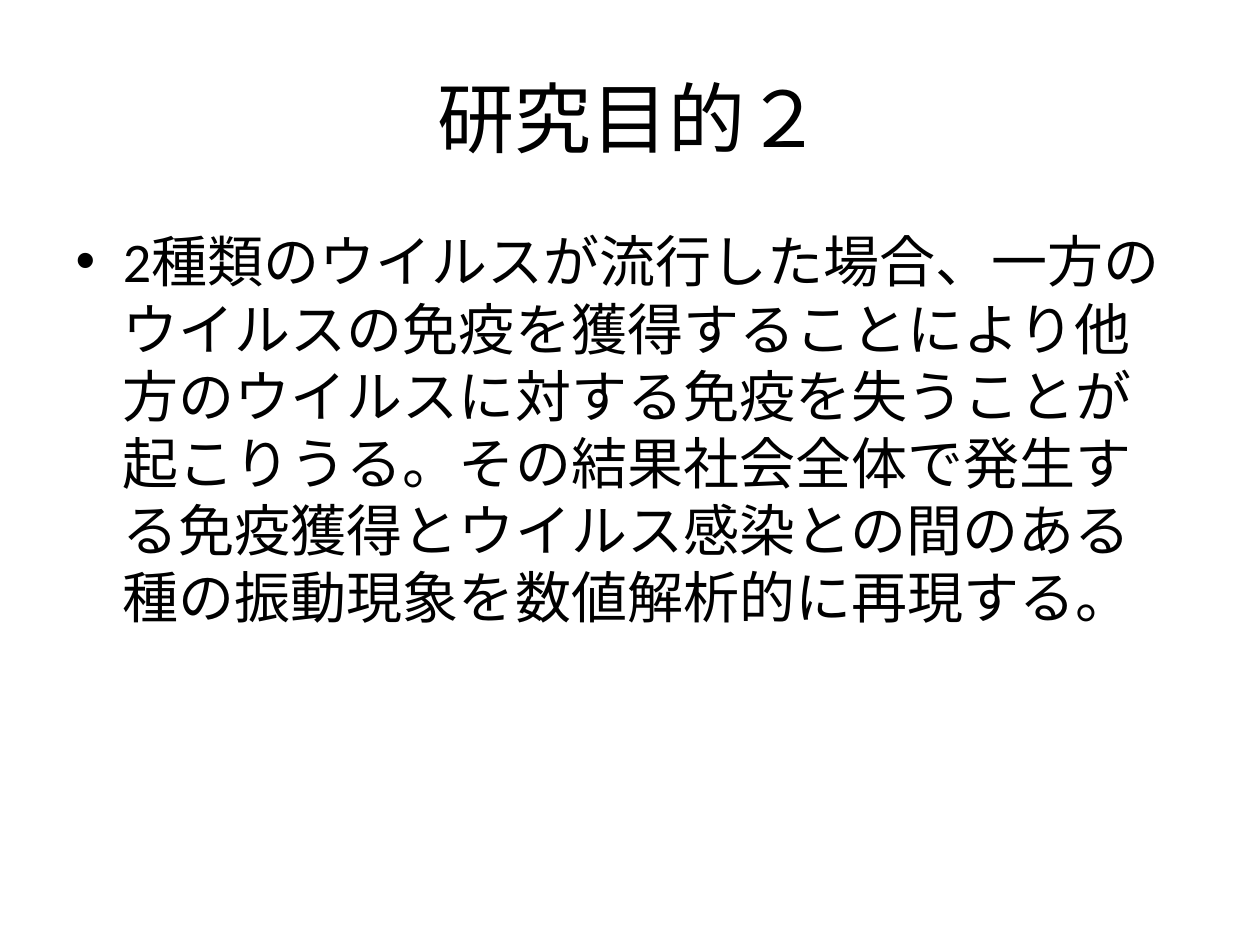
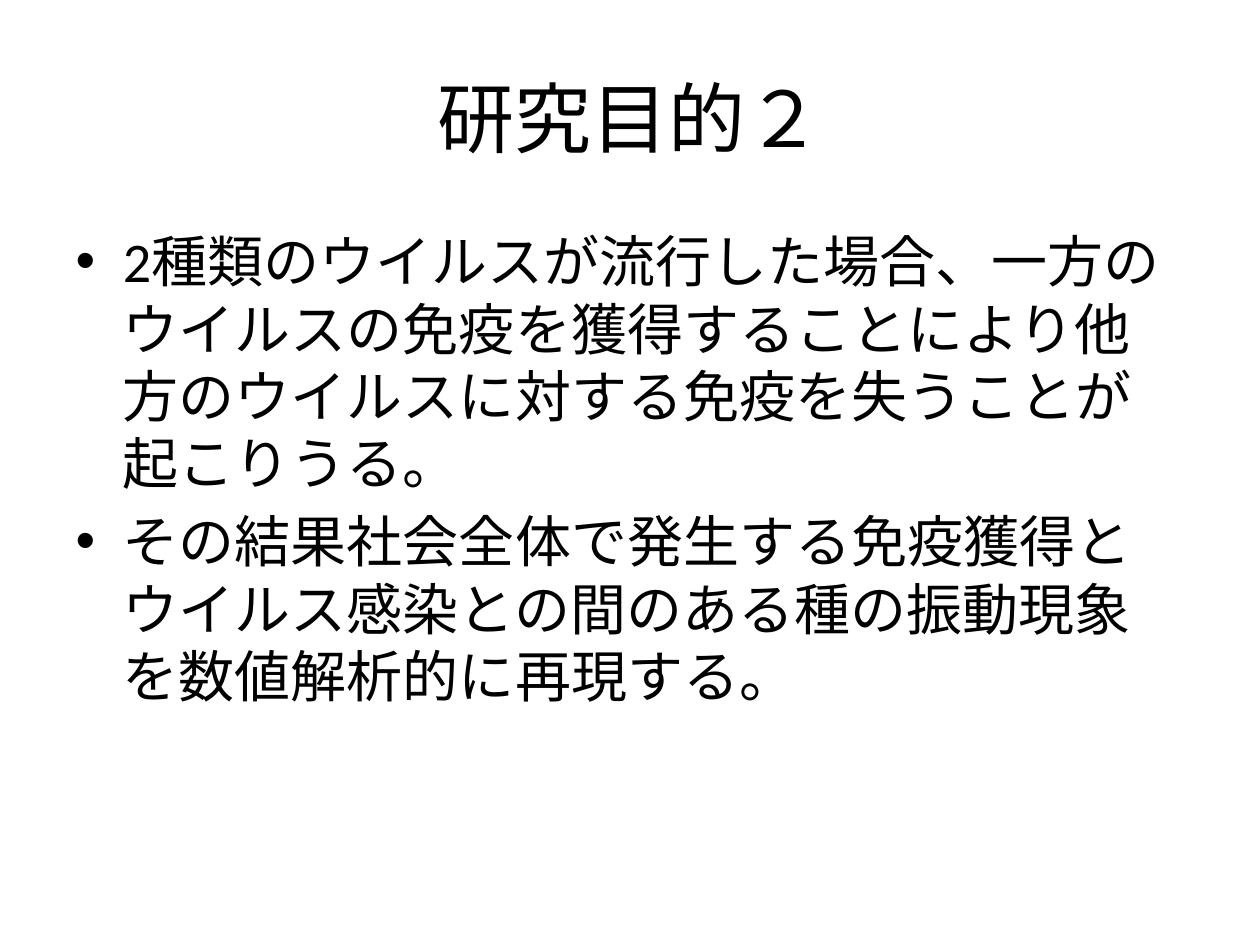
Before and after one commit to nkud/Research-BB, a slide deck: slide 3 of ppt/卒業研究.pptx. Drawn at 1260x945 pixels with LibreOffice and Linux fonts; fonts in the diff are those of the drawing. Boxes give left, top, right and bottom in pixels: in the first picture for what was removed or moved away, otherwise in the second. Text is boxed around its words. In the diff, an @@ line names an element or a change of style, - is before the commit and + after.

```diff
--- a/ppt/卒業研究.pptx
+++ b/ppt/卒業研究.pptx
@@ text at (123, 235, 1160, 702): text changed @@
-• 2種類のウイルスが流行した場合、一方のウイルスの免疫を獲得することにより他方のウイルスに対する免疫を失うことが起こりうる。その結果社会全体で発生する免疫獲得とウイルス感染との間のある種の振動現象を数値解析的に再現する。
+• 2種類のウイルスが流行した場合、一方のウイルスの免疫を獲得することにより他方のウイルスに対する免疫を失うことが起こりうる。
+• その結果社会全体で発生する免疫獲得とウイルス感染との間のある種の振動現象を数値解析的に再現する。
```
Also in this commit, not shown: 2 other slides changed, 2 slides added.
